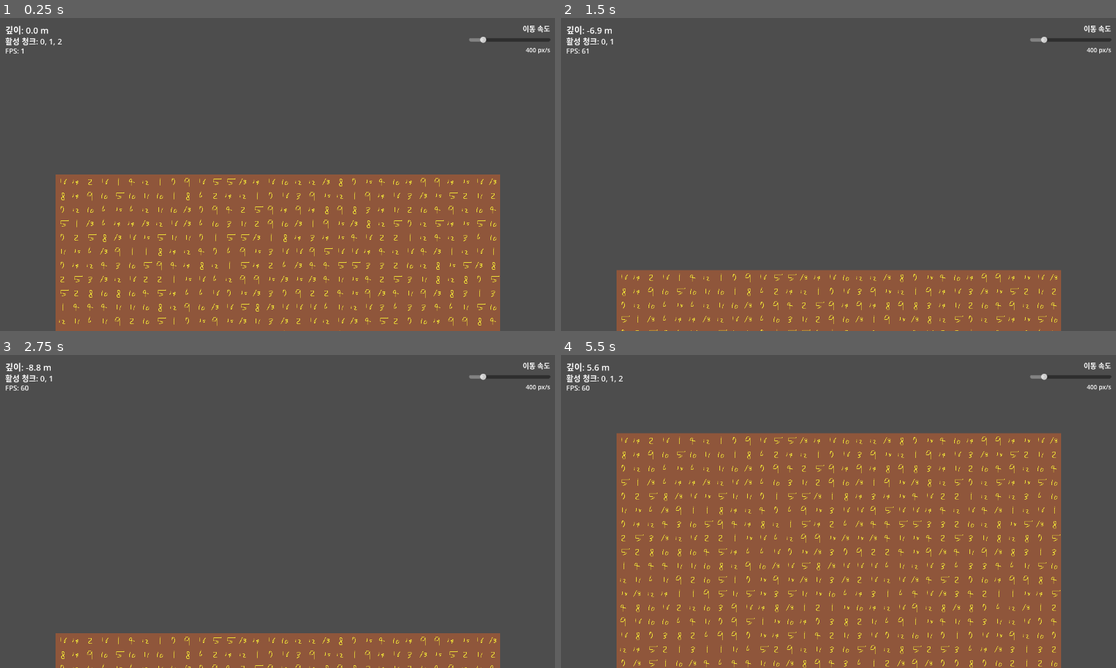
Above: before the commit, frames 1-4 (two rows, left to right).
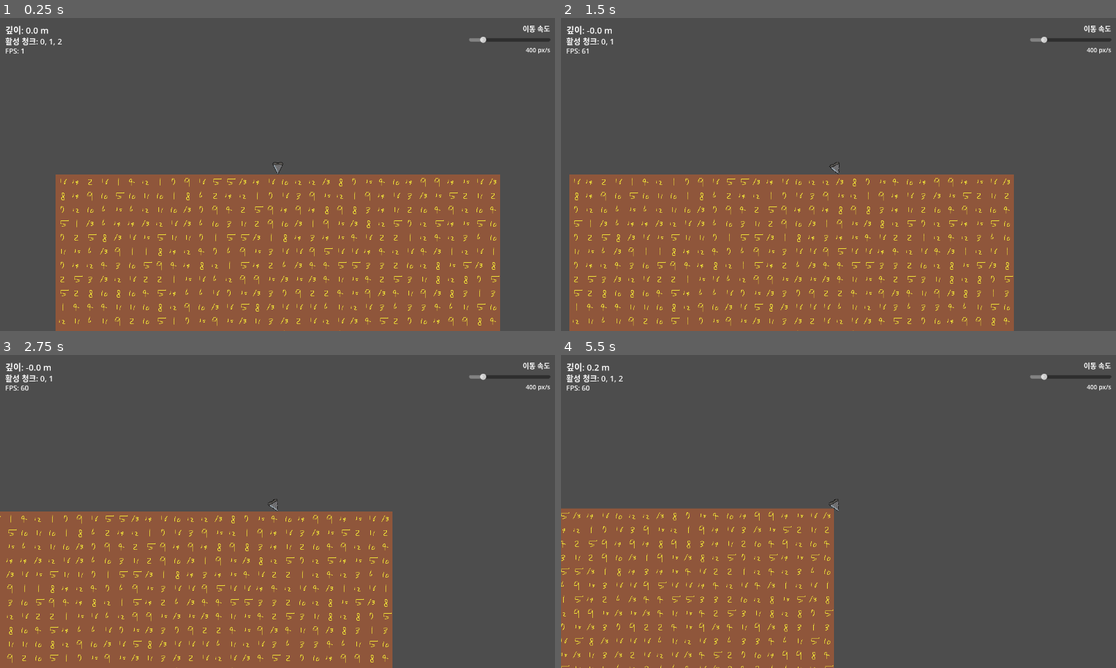
Above: after the commit, the same moments.

Repository: illwsion/Dig-Down-the-Planet
Game: Godot game, scene res://scenes/main/Main.tscn
The game is run twice, just before and just after one commit, with the same random seed, the same clock (stepped at 60 frames per second) and the same inputs.
Inputs (mouse positions are in pixels of both pictures, inside the frame that each line leads up to):
- Up to frame 1 (0.25 s): no input
- Up to frame 2 (1.5 s): tap Enter at 0.5 s; move the mouse to (960, 158) at 0.52 s; press the mouse at (960, 158) at 0.53 s; hold Up 0.53-1.28 s; move the mouse to (727, 190) at 1.27 s; release the mouse at (727, 190) at 1.28 s; hold Down from 1.28 s (still down); click (727, 190) at 1.35 s
- Up to frame 3 (2.75 s): move the mouse to (333, 442) at 2.02 s; release Down at 2.03 s; press the mouse at (333, 442) at 2.03 s; hold Up from 2.03 s (still down)
- Up to frame 4 (5.5 s): move the mouse to (810, 574) at 2.77 s; release the mouse at (810, 574) at 2.78 s; click (810, 574) at 2.85 s; tap Space at 3.5 s; move the mouse to (1005, 558) at 3.52 s; release Up at 3.53 s; press the mouse at (1005, 558) at 3.53 s; hold Down from 3.53 s (still down); move the mouse to (672, 464) at 4.27 s; release the mouse at (672, 464) at 4.28 s; click (672, 464) at 4.35 s; move the mouse to (866, 511) at 5.02 s; press the mouse at (866, 511) at 5.03 s

The runs differ from the first frame. In frame 1, less than 0.1% of the frame differs, in the area x 49-52%, y 46-50%; in frame 2, 29%; in frame 3, 31%; in frame 4, 48%, in the area x 0-91%, y 3-100%.

Commit message:
feat: 드릴 구현

Diff:
--- a/scenes/main/Main.gd
+++ b/scenes/main/Main.gd
@@ -1,15 +1,13 @@
 extends Node2D
 
-## 1-4: CameraTarget을 월드 기준점으로 두고 방향키로 이동. Camera2D는 타깃의 자식이라 같이 이동. World 청크 동기화는 타깃 Y 기준.
-## 시작: CameraTarget (0, 0) = 지면 맨 위, 깊이 0m.
-## 1-5: FPS 표시, 오른쪽 상단 슬라이더로 이동 속도 조절.
+## 이동/조준은 Drill에서 처리: 마우스 왼쪽 홀드 시 전진 + 마우스 방향으로 천천히 회전(±30°). Main은 HUD·슬라이더.
 
 const TILE_SIZE_PX := 32
-const DEFAULT_PAN_SPEED_PX := 400.0
+const DEFAULT_MOVE_SPEED_PX := 400.0
 
-var m_pan_speed_px: float = DEFAULT_PAN_SPEED_PX
+var m_move_speed_px: float = DEFAULT_MOVE_SPEED_PX
 
-@onready var m_camera_target: Node2D = $CameraTarget
+@onready var m_drill: CharacterBody2D = $Drill
 @onready var m_world: Node2D = $World
 @onready var m_depth_label: Label = $UILayer/DepthLabel
 @onready var m_chunks_label: Label = $UILayer/ChunksLabel
@@ -19,31 +17,26 @@
 
 
 func _ready() -> void:
-	print("Main ready (1-5: FPS + speed slider)")
+	print("Main ready (2-2: drill input move)")
 	m_speed_slider.value_changed.connect(_on_speed_slider_changed)
-	m_speed_slider.value = DEFAULT_PAN_SPEED_PX
+	m_speed_slider.value = DEFAULT_MOVE_SPEED_PX
 	_on_speed_slider_changed(m_speed_slider.value)
+	m_drill.move_speed = m_move_speed_px
 	_update_hud()
 
 
-func _process(delta: float) -> void:
-	var dy := 0.0
-	if Input.is_physical_key_pressed(KEY_UP):
-		dy -= 1.0
-	if Input.is_physical_key_pressed(KEY_DOWN):
-		dy += 1.0
-	if dy != 0.0:
-		m_camera_target.position.y += dy * m_pan_speed_px * delta
+func _process(_delta: float) -> void:
+	m_drill.move_speed = m_move_speed_px
 	_update_hud()
 
 
 func _on_speed_slider_changed(value: float) -> void:
-	m_pan_speed_px = value
+	m_move_speed_px = value
 	m_speed_value_label.text = "%d px/s" % int(round(value))
 
 
 func _update_hud() -> void:
-	var depth_m := m_camera_target.position.y / float(TILE_SIZE_PX)
+	var depth_m := m_drill.position.y / float(TILE_SIZE_PX)
 	m_depth_label.text = "깊이: %.1f m" % depth_m
 	m_fps_label.text = "FPS: %d" % int(Engine.get_frames_per_second())
 	if m_world.has_method("get_active_chunk_summary"):
--- a/scenes/main/Main.tscn
+++ b/scenes/main/Main.tscn
@@ -1,15 +1,14 @@
-[gd_scene load_steps=3 format=3 uid="uid://bqj8main0digplanet"]
+[gd_scene load_steps=4 format=3 uid="uid://bqj8main0digplanet"]
 
 [ext_resource type="Script" path="res://scenes/main/Main.gd" id="1_main"]
 [ext_resource type="PackedScene" path="res://scenes/world/World.tscn" id="2_world"]
+[ext_resource type="PackedScene" path="res://scenes/player/Drill.tscn" id="3_drill"]
 
 [node name="Main" type="Node2D"]
 script = ExtResource("1_main")
 
-[node name="CameraTarget" type="Node2D" parent="."]
+[node name="Drill" parent="." instance=ExtResource("3_drill")]
 position = Vector2(0, 0)
-
-[node name="Camera2D" type="Camera2D" parent="CameraTarget"]
 
 [node name="World" parent="." instance=ExtResource("2_world")]
 
--- /dev/null
+++ b/scenes/player/Drill.tscn
@@ -0,0 +1,15 @@
+[gd_scene load_steps=3 format=3 uid="uid://digdrillscene01"]
+
+[ext_resource type="Script" path="res://scripts/player/Drill.gd" id="1_drill"]
+[ext_resource type="Texture2D" path="res://assets/drills/drill.png" id="2_drill_tex"]
+
+[node name="Drill" type="CharacterBody2D"]
+z_index = 10
+script = ExtResource("1_drill")
+
+[node name="Sprite2D" type="Sprite2D" parent="."]
+texture = ExtResource("2_drill_tex")
+
+[node name="CollisionShape2D" type="CollisionShape2D" parent="."]
+
+[node name="Camera2D" type="Camera2D" parent="."]
--- a/scenes/world/Chunk.tscn
+++ b/scenes/world/Chunk.tscn
@@ -8,3 +8,5 @@
 
 [node name="TileMapLayer" type="TileMapLayer" parent="."]
 tile_set = ExtResource("2_tileset")
+
+[node name="Colliders" type="Node2D" parent="."]
--- /dev/null
+++ b/scripts/player/Drill.gd
@@ -0,0 +1,76 @@
+extends CharacterBody2D
+
+## 바디 원점(0,0) = 드릴 끝.
+## 조작: 마우스 왼쪽 **홀드** 시에만 전진 + 마우스 방향으로 초당 회전 제한 있게 회전.
+## 수직 아래 기준 ±aim_limit_degrees 안에서만 조준. 카메라는 화면이 기울지 않게 로컬 회전 상쇄.
+
+@onready var m_sprite: Sprite2D = $Sprite2D
+@onready var m_collision_shape: CollisionShape2D = $CollisionShape2D
+@onready var m_camera: Camera2D = $Camera2D
+
+## px/s — Main 슬라이더가 갱신.
+var move_speed: float = 400.0
+
+## 수직(아래)에서 벌어질 수 있는 최대 각(한쪽). 업그레이드로 넓히려면 export 유지.
+@export var aim_limit_degrees: float = 30.0
+
+## 초당 회전 한도(도). 업그레이드로 올리기 좋게 export.
+@export var max_turn_degrees_per_second: float = 54.0
+
+## 현재 조준각(라디안). 0 = 정면 아래, + = 마우스가 오른쪽에 있을 때(우하 방향으로 기울기).
+var m_aim_angle: float = 0.0
+
+const MOUSE_AIM_MIN_PX := 8.0
+
+
+func _ready() -> void:
+	# MVP용: 1번 레이어끼리 충돌되게 명시
+	collision_layer = 1
+	collision_mask = 1
+
+	var tex := m_sprite.texture
+	if tex == null:
+		return
+	var sz := tex.get_size()
+	var w: float = sz.x
+	var h: float = sz.y
+
+	m_sprite.centered = true
+	m_sprite.position = Vector2(0, -h * 0.5)
+
+	var poly := ConvexPolygonShape2D.new()
+	var half_top: float = w * 0.5
+	poly.points = PackedVector2Array([
+		Vector2(0, 0),
+		Vector2(-half_top, -h),
+		Vector2(half_top, -h),
+	])
+	m_collision_shape.shape = poly
+	_sync_rotation_from_aim()
+
+
+func _physics_process(delta: float) -> void:
+	if Input.is_action_pressed("drill_down"):
+		var to_mouse := get_global_mouse_position() - global_position
+		if to_mouse.length() >= MOUSE_AIM_MIN_PX:
+			var desired := atan2(to_mouse.x, to_mouse.y)
+			var lim := deg_to_rad(aim_limit_degrees)
+			desired = clampf(desired, -lim, lim)
+			var step := deg_to_rad(max_turn_degrees_per_second) * delta
+			m_aim_angle = move_toward(m_aim_angle, desired, step)
+
+		var forward := Vector2(sin(m_aim_angle), cos(m_aim_angle))
+		velocity = forward * move_speed
+	else:
+		velocity = Vector2.ZERO
+
+	move_and_slide()
+	_sync_rotation_from_aim()
+
+
+func _sync_rotation_from_aim() -> void:
+	# 스프라이트/드릴 끝의 \"아래 방향\" 기준이 목표 각과 부호가 반대로 보일 때가 있어 시각만 부호를 반전한다.
+	# 이동 벡터(forward)는 유지하고, 회전만 반전해서 끝이 마우스 반대가 되지 않게 한다.
+	rotation = -m_aim_angle
+	if m_camera:
+		m_camera.rotation = -rotation
--- a/scripts/world/Chunk.gd
+++ b/scripts/world/Chunk.gd
@@ -9,6 +9,9 @@
 @export var chunk_index_y: int = 0
 
 @onready var m_tile_layer: TileMapLayer = $TileMapLayer
+@onready var m_colliders_root: Node2D = $Colliders
+
+var m_tile_bodies: Dictionary = {} ## Vector2i(local_x, local_y) -> StaticBody2D
 
 
 func _ready() -> void:
@@ -16,8 +19,29 @@
 
 
 func _fill_tiles() -> void:
+	# 청크가 다시 생성될 경우를 대비해 기존 충돌을 정리
+	for child in m_colliders_root.get_children():
+		child.queue_free()
+	m_tile_bodies.clear()
+
 	for x in range(WIDTH_TILES):
 		for y in range(HEIGHT_TILES):
 			var global_ty := chunk_index_y * HEIGHT_TILES + y
 			var atlas := WorldGenerator.atlas_for_cell(x, global_ty)
 			m_tile_layer.set_cell(Vector2i(x, y), 0, atlas)
+
+			# MVP용 충돌: 각 타일 셀을 고정 사각형(32x32)으로 막아 이동이 타일에 걸리는지 확인
+			var body := StaticBody2D.new()
+			body.collision_layer = 1
+			body.collision_mask = 1
+			body.position = Vector2(x * TILE_SIZE_PX + TILE_SIZE_PX / 2.0, y * TILE_SIZE_PX + TILE_SIZE_PX / 2.0)
+
+			var shape := RectangleShape2D.new()
+			shape.size = Vector2(TILE_SIZE_PX, TILE_SIZE_PX)
+
+			var col := CollisionShape2D.new()
+			col.shape = shape
+			body.add_child(col)
+			m_colliders_root.add_child(body)
+
+			m_tile_bodies[Vector2i(x, y)] = body
--- a/scripts/world/World.gd
+++ b/scripts/world/World.gd
@@ -1,6 +1,6 @@
 extends Node2D
 
-## 1-4: CameraTarget.global_position.y 기준으로 chunk_index_y를 맞춘다. (Main의 CameraTarget 형제)
+## 1-4~2-1: Drill.global_position.y 기준으로 chunk_index_y를 맞춘다. (Main의 Drill 형제)
 
 const CHUNK_SCENE := preload("res://scenes/world/Chunk.tscn")
 const CHUNK_HEIGHT_TILES := 32
@@ -17,7 +17,7 @@
 
 var _chunks: Dictionary = {} ## int chunk_index_y -> Node2D (Chunk)
 
-@onready var _camera_target: Node2D = get_parent().get_node("CameraTarget") as Node2D
+@onready var _focus: Node2D = get_parent().get_node("Drill") as Node2D
 
 
 func _ready() -> void:
@@ -29,9 +29,9 @@
 
 
 func sync_chunks() -> void:
-	if _camera_target == null:
+	if _focus == null:
 		return
-	var cam_y := _camera_target.global_position.y
+	var cam_y := _focus.global_position.y
 	var focus_cy := int(floor(cam_y / float(CHUNK_HEIGHT_PX)))
 	var min_cy: int = maxi(focus_cy - CHUNK_MARGIN_ABOVE, MIN_CHUNK_INDEX_Y)
 	var max_cy := focus_cy + CHUNK_MARGIN_BELOW
Binary file added: assets/drills/drill.png
Not shown, added: assets/drills/drill.png.import
Not shown, added: scripts/player/Drill.gd.uid
Not shown, changed: MVP_DEVELOPMENT_PLAN.md
